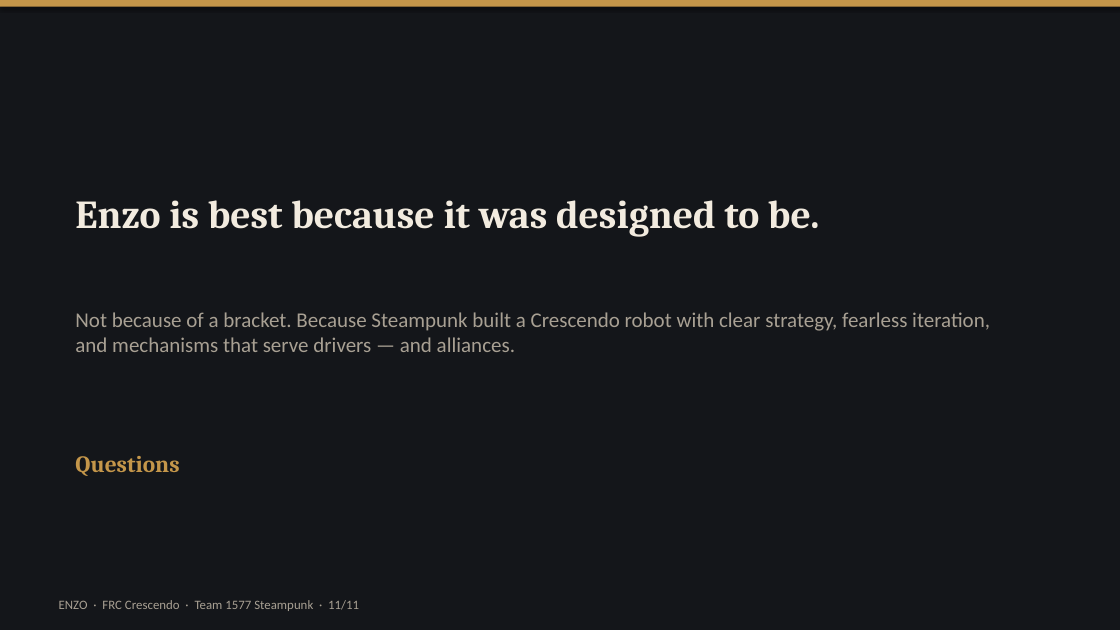
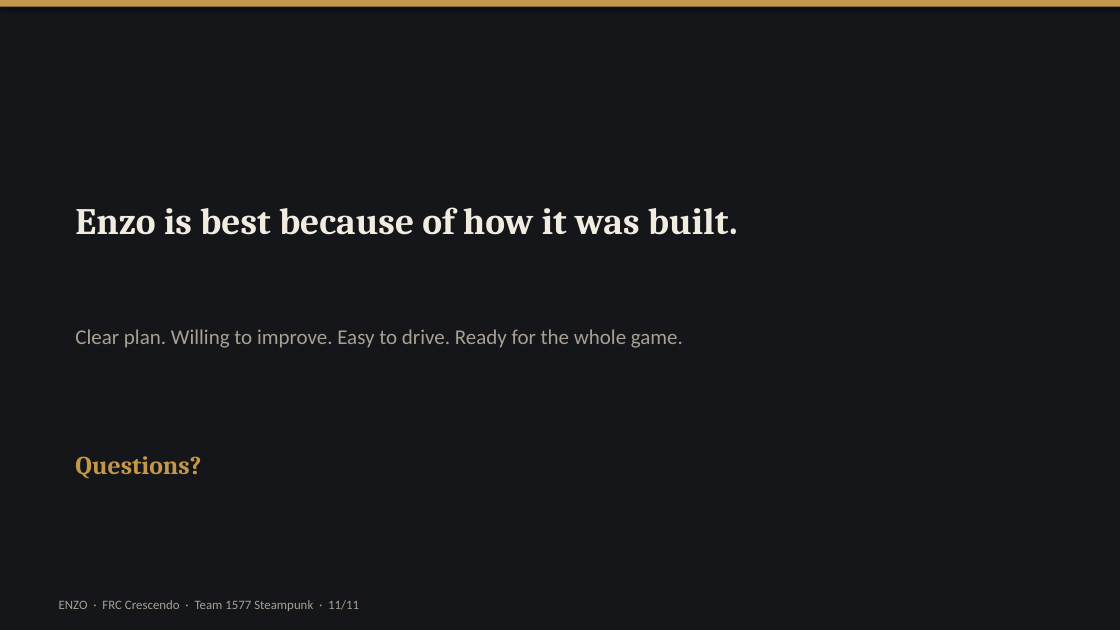
Before and after one commit to SivaBKPalla/ChittrChattr, a slide deck: slide 11 of enzo-presentation/Enzo_Crescendo_Presentation.pptx. Drawn at 1120x630 pixels with LibreOffice and Linux fonts; fonts in the diff are those of the drawing. Boxes give left, top, right and bottom in pixels: in the first picture for what was removed or moved away, otherwise in the second. Text is boxed around its words. In the diff, an @@ line names an element or a change of style, - is before the commit and + after.

```diff
--- a/enzo-presentation/Enzo_Crescendo_Presentation.pptx
+++ b/enzo-presentation/Enzo_Crescendo_Presentation.pptx
@@ text at (x1=75, y1=207, x2=738, y2=235): text changed; size 34 to 32 pt @@
-Enzo is best because it was designed to be.
+Enzo is best because of how it was built.
@@ text at (x1=75, y1=329, x2=683, y2=348): text changed @@
-Not because of a bracket. Because Steampunk built a Crescendo robot with clear strategy, fearless iteration, and mechanisms that serve drivers — and alliances.
+Clear plan. Willing to improve. Easy to drive. Ready for the whole game.
@@ text at (x1=75, y1=456, x2=201, y2=479): text changed; size 20 to 22 pt @@
-Questions
+Questions?
```
Also in this commit, not shown: 8 other slides changed, 2 slides added, 2 slides removed, 5 other files.
